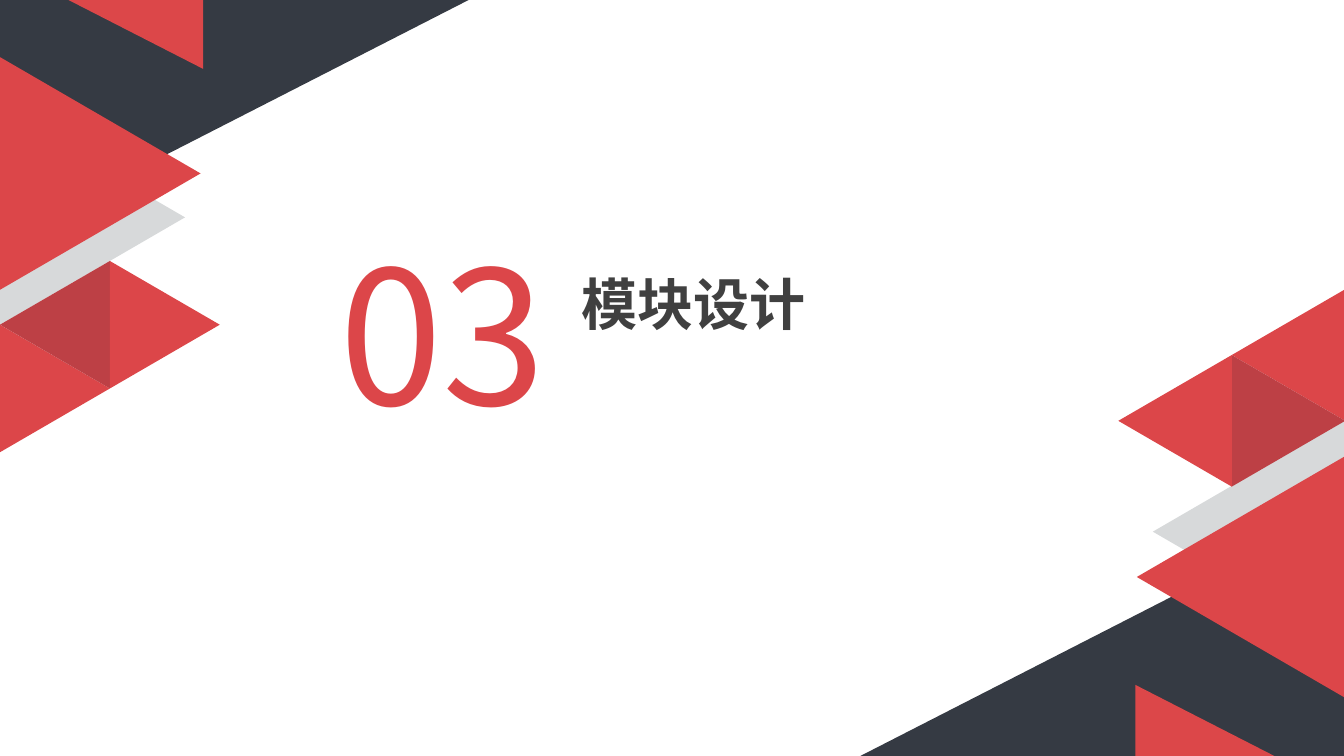
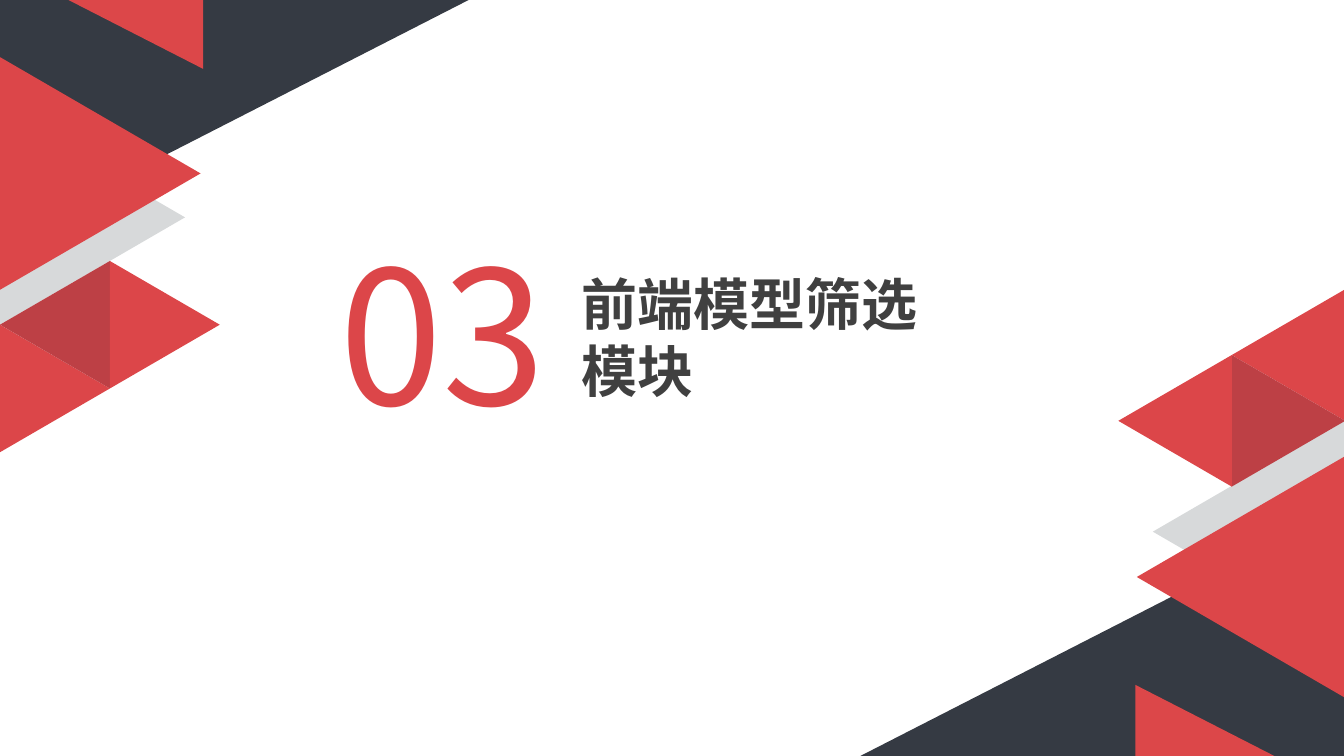
Before and after one commit to Deadnumb/OfficialVision, a slide deck: slide 8 of docs/办公室对象检测系统.pptx. Drawn at 1344x756 pixels with LibreOffice and Linux fonts; fonts in the diff are those of the drawing. Boxes give left, top, right and bottom in pixels: in the first picture for what was removed or moved away, otherwise in the second. Text is boxed around its words. In the diff, an @@ line names an element or a change of style, - is before the commit and + after.

Commit message:
修正全部模型调用bug

```diff
--- a/docs/办公室对象检测系统.pptx
+++ b/docs/办公室对象检测系统.pptx
@@ text at [582,277,918,397]: text changed @@
-模块设计
+前端模型筛选模块
```
Also in this commit, not shown: 1 other slide changed, 4 slides added, 1 slide removed.
